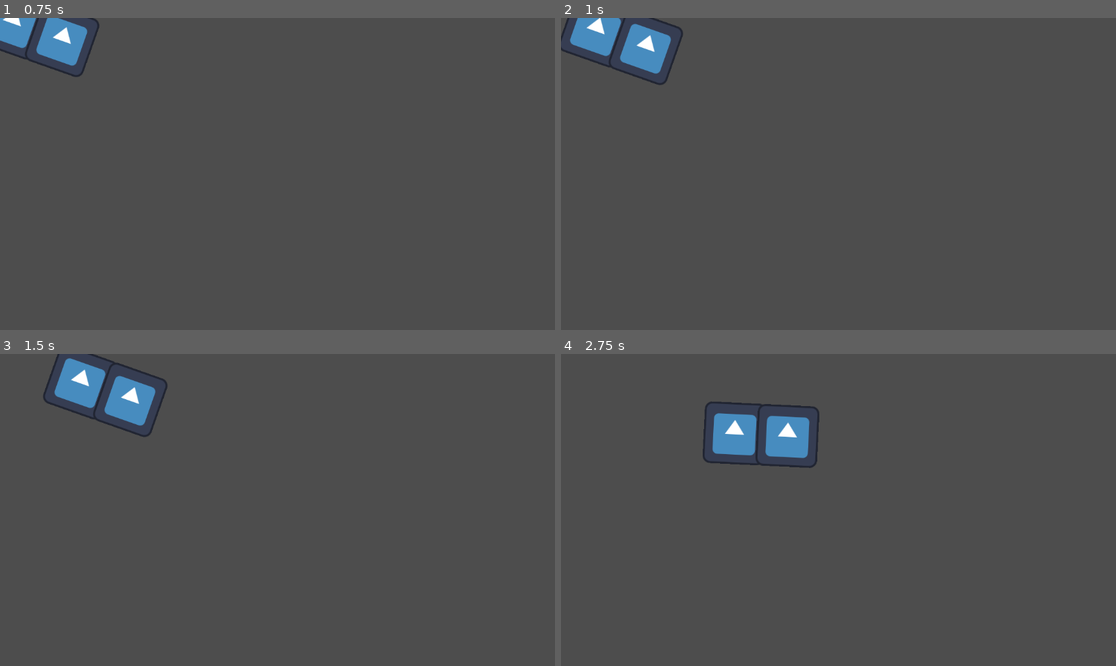
Above: before the commit, frames 1-4 (two rows, left to right).
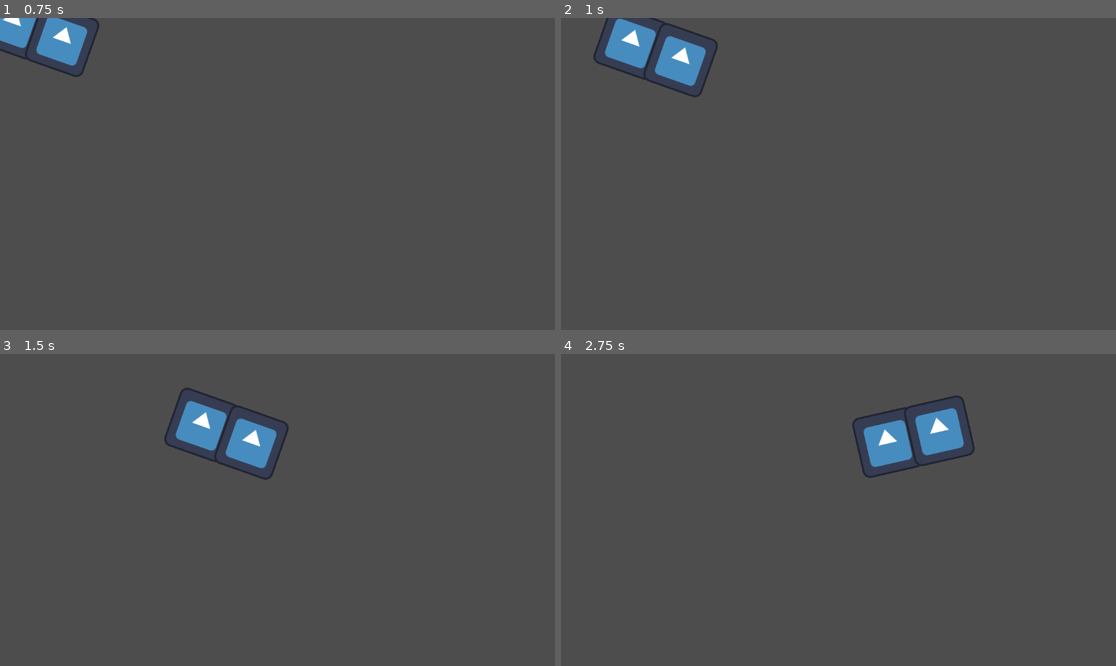
Above: after the commit, the same moments.

Repository: GavinWu42711/Campfire
Game: Godot game, scene res://Main.tscn
The game is run twice, just before and just after one commit, with the same random seed, the same clock (stepped at 60 frames per second) and the same inputs. The engine's default icon, where the game draws it, is replaced by a stand-in: a white triangle on a blue panel in a dark square.
Inputs (mouse positions are in pixels of both pictures, inside the frame that each line leads up to):
- Up to frame 1 (0.75 s): tap Enter at 0.5 s; move the mouse to (399, 158) at 0.52 s; right-click (399, 158) at 0.6 s
- Up to frame 2 (1 s): click (960, 158) at 0.8 s
- Up to frame 3 (1.5 s): move the mouse to (166, 525) at 1.27 s; click (166, 525) at 1.35 s
- Up to frame 4 (2.75 s): right-click (727, 525) at 1.55 s; move the mouse to (894, 441) at 2.02 s; right-click (894, 441) at 2.1 s; click (894, 441) at 2.3 s

Frame 1 is identical in both runs. In frame 2, 2.6% of the frame differs, in the area x 0-29%, y 0-26%; in frame 3, 5.0%; in frame 4, 5.1%, in the area x 25-75%, y 13-40%.

Commit message:
update
working on dash

Diff:
--- a/campfire/Scripts/player.gd
+++ b/campfire/Scripts/player.gd
@@ -8,6 +8,11 @@
 var click_pos = Vector2()
 var target_pos = Vector2()
 var is_attacking = false
+var is_dashing = false
+var distance_travelled = 0
+var dash_on_cd = false;
+var dash_cd = 0;
+var dash_range = 100;
 
 func _ready() -> void:
 	take_damage_signal.connect(take_damage)
@@ -20,8 +25,10 @@
 	if Input.is_action_just_pressed("move"):
 		click_pos = get_global_mouse_position()
 		is_attacking = false
+		is_dashing = false
+		distance_travelled = 0
 
-	if position.distance_to(click_pos) > 3 && is_attacking == false:
+	if position.distance_to(click_pos) > 3 && is_attacking == false && is_dashing == false:
 		target_pos = (click_pos - position).normalized()
 		look_at(click_pos)
 		velocity = target_pos * ms
@@ -30,3 +37,24 @@
 		velocity = Vector2.ZERO
 
 	Global.player_pos = self.transform.get_origin()
+
+	if Input.is_action_just_pressed("dash"):
+		dash()
+	if is_dashing:
+		if distance_travelled < dash_range:
+			velocity = ms * 3 * (target_pos - position).normalized()
+			move_and_slide()
+			distance_travelled += (ms * delta * 1.5) / 2
+		else:
+			await get_tree().create_timer(dash_cd).timeout
+			dash_on_cd = false
+	else:
+		await get_tree().create_timer(dash_cd).timeout
+		dash_on_cd = false
+
+func dash():
+	if dash_on_cd == false:
+		target_pos = get_global_mouse_position()
+		is_dashing = true
+		dash_on_cd = true
+		look_at(get_global_mouse_position())
--- a/campfire/project.godot
+++ b/campfire/project.godot
@@ -30,6 +30,11 @@
 "events": [Object(InputEventMouseButton,"resource_local_to_scene":false,"resource_name":"","device":-1,"window_id":0,"a …(253 unchanged characters)…
 ]
 }
+dash={
+"deadzone": 0.2,
+"events": [Object(InputEventMouseButton,"resource_local_to_scene":false,"resource_name":"","device":-1,"window_id":0,"alt_pressed":false,"shift_pressed":false,"ctrl_pressed":false,"meta_pressed":false,"button_mask":1,"position":Vector2(69, 13),"global_position":Vector2(81, 73),"factor":1.0,"button_index":1,"canceled":false,"pressed":true,"double_click":false,"script":null)
+]
+}
 
 [physics]
 
